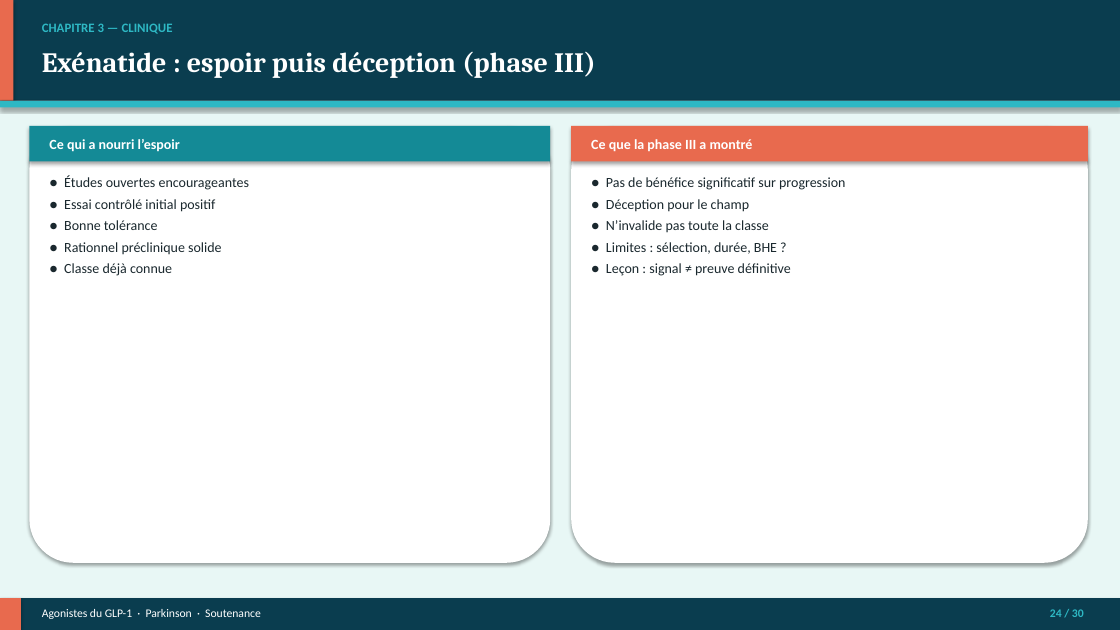
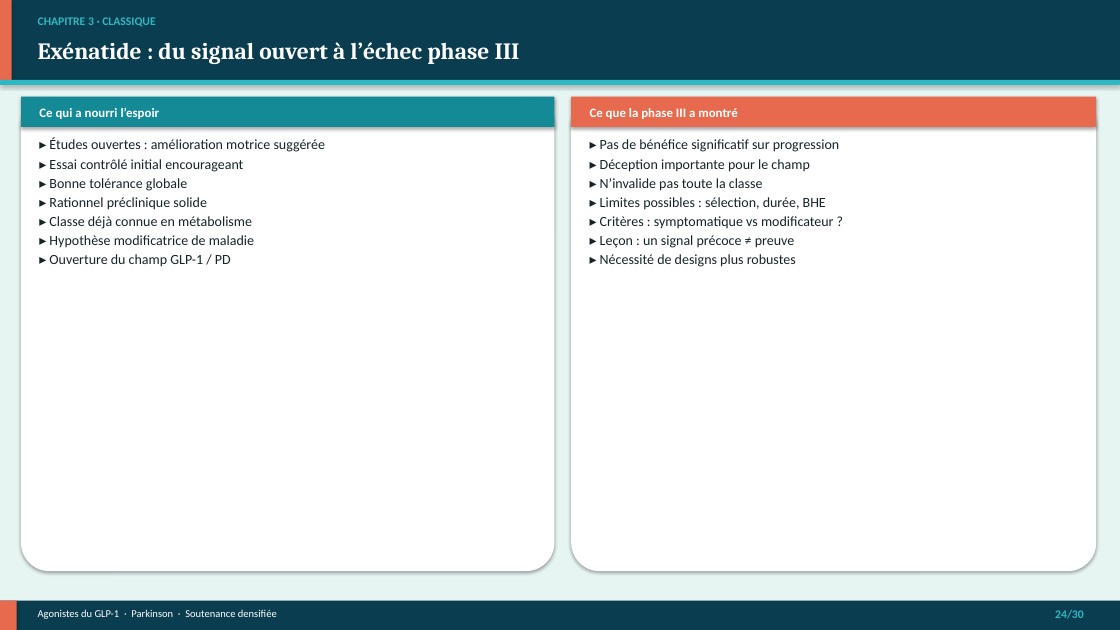
Before and after one commit to Mashtal-Platform/mashtal-platform, a slide deck: slide 24 of docs/presentation/Soutenance_GLP1_Parkinson.pptx. Drawn at 1120x630 pixels with LibreOffice and Linux fonts; fonts in the diff are those of the drawing. Boxes give left, top, right and bottom in pixels: in the first picture for what was removed or moved away, otherwise in the second. Text is boxed around its words. In the diff, an @@ line names an element or a change of style, - is before the commit and + after.

```diff
--- a/docs/presentation/Soutenance_GLP1_Parkinson.pptx
+++ b/docs/presentation/Soutenance_GLP1_Parkinson.pptx
@@ rectangle: place and size @@
-rectangle at <box>0,0,1120,101</box>
+rectangle at <box>0,0,1120,80</box>
@@ rectangle: place and size @@
-rectangle at <box>0,0,13,101</box>
+rectangle at <box>0,0,12,80</box>
@@ rectangle at <box>0,0,1120,630</box>: fill #E8F7F5 to #E6F4F2 @@
@@ text at <box>38,17,155,27</box>: text changed; size 11 to 10 pt @@
-CHAPITRE 3 — CLINIQUE
+CHAPITRE 3 · CLASSIQUE
@@ text at <box>38,42,520,64</box>: text changed; size 24 to 20 pt @@
-Exénatide : espoir puis déception (phase III)
+Exénatide : du signal ouvert à l’échec phase III
@@ rectangle: place and size @@
-rectangle at <box>0,101,1120,108</box>
+rectangle at <box>0,80,1120,85</box>
@@ rounded rectangle: place and size @@
-rounded rectangle at <box>29,126,550,563</box>
+rounded rectangle at <box>21,97,555,571</box>
@@ rounded rectangle at <box>21,97,555,571</box>: proportions changed @@
@@ rectangle: place and size @@
-rectangle at <box>29,126,550,161</box>
+rectangle at <box>21,97,555,127</box>
@@ text "Ce qui a nourri l’espoir": place and size @@
-text "Ce qui a nourri l’espoir" at <box>49,139,180,152</box>
+text "Ce qui a nourri l’espoir" at <box>39,108,160,119</box>
@@ text "Ce qui a nourri l’espoir" at <box>39,108,160,119</box>: size 12 to 11 pt @@
@@ rounded rectangle at <box>571,97,1096,571</box>: proportions changed @@
@@ rounded rectangle: place and size @@
-rounded rectangle at <box>571,126,1088,563</box>
+rounded rectangle at <box>571,97,1096,571</box>
@@ rectangle: place and size @@
-rectangle at <box>571,126,1088,161</box>
+rectangle at <box>571,97,1096,127</box>
@@ text "Ce que la phase III ..." at <box>590,108,738,119</box>: size 12 to 11 pt @@
@@ text "Ce que la phase III ...": place and size @@
-text "Ce que la phase III ..." at <box>591,139,753,151</box>
+text "Ce que la phase III ..." at <box>590,108,738,119</box>
@@ text at <box>49,138,326,267</box>: text changed; text colour #1A282E to #16242A @@
-● Études ouvertes encourageantes
-● Essai contrôlé initial positif
-● Bonne tolérance
-● Rationnel préclinique solide
-● Classe déjà connue
+▸ Études ouvertes : amélioration motrice suggérée
+▸ Essai contrôlé initial encourageant
+▸ Bonne tolérance globale
+▸ Rationnel préclinique solide
+▸ Classe déjà connue en métabolisme
+▸ Hypothèse modificatrice de maladie
+▸ Ouverture du champ GLP-1 / PD
@@ text at <box>600,139,839,267</box>: text changed; text colour #1A282E to #16242A @@
-● Pas de bénéfice significatif sur progression
-● Déception pour le champ
-● N’invalide pas toute la classe
-● Limites : sélection, durée, BHE ?
-● Leçon : signal ≠ preuve définitive
+▸ Pas de bénéfice significatif sur progression
+▸ Déception importante pour le champ
+▸ N’invalide pas toute la classe
+▸ Limites possibles : sélection, durée, BHE
+▸ Critères : symptomatique vs modificateur ?
+▸ Leçon : un signal précoce ≠ preuve
+▸ Nécessité de designs plus robustes
@@ rectangle: place and size @@
-rectangle at <box>0,598,21,630</box>
+rectangle at <box>0,601,17,630</box>
@@ text at <box>38,609,277,619</box>: text changed; size 10 to 9 pt @@
-Agonistes du GLP-1 · Parkinson · Soutenance
+Agonistes du GLP-1 · Parkinson · Soutenance densifiée
@@ text at <box>1055,610,1084,619</box>: spaces changed @@
-24 / 30
+24/30
```
Also in this commit, not shown: 25 other slides changed, 4 slides added, 4 slides removed, 9 other files.
